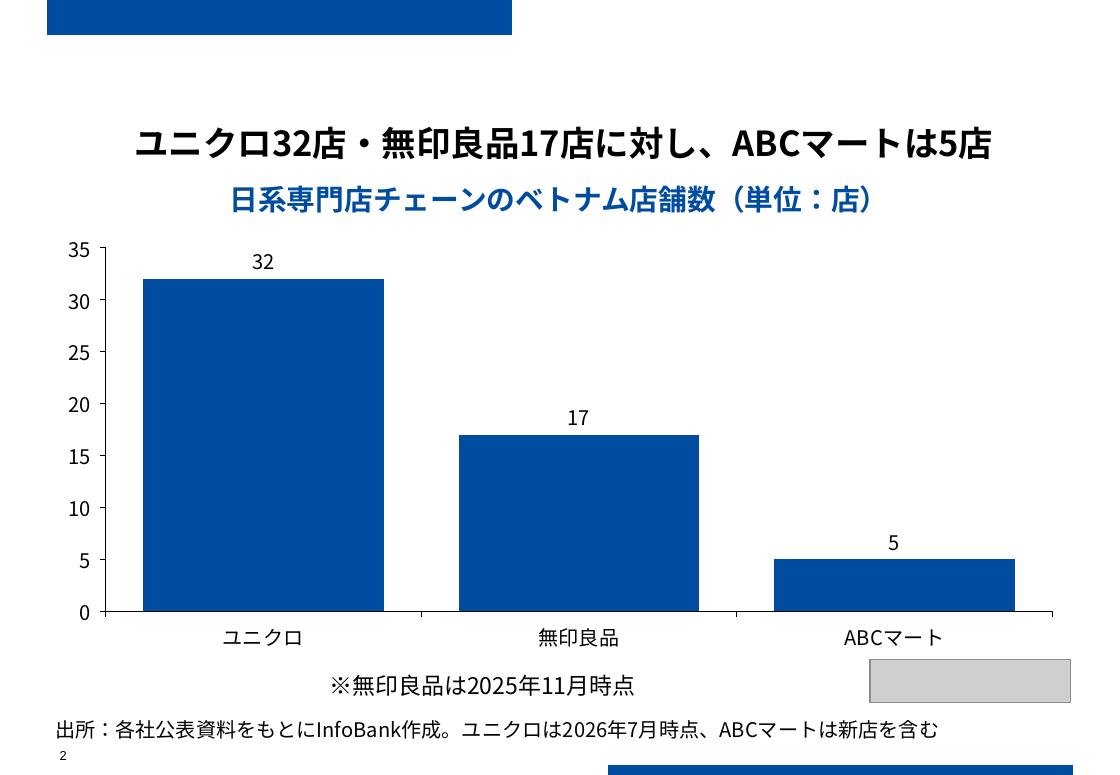
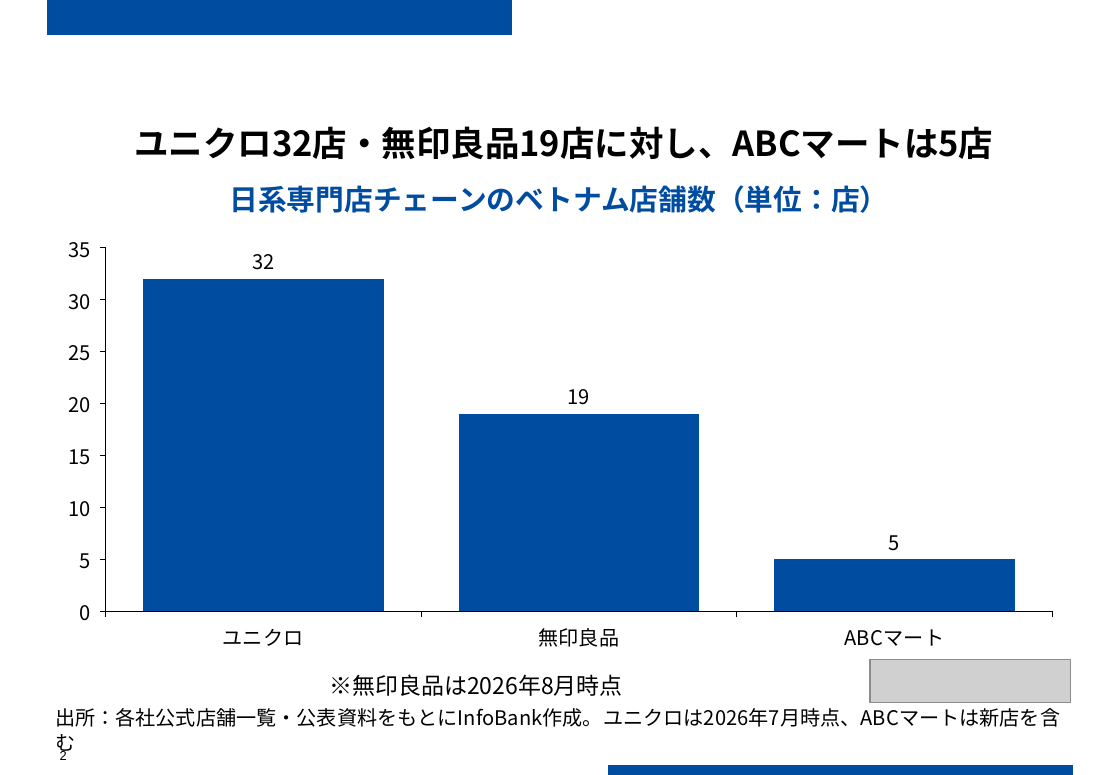
Before and after one commit to tk4242/pictgram0909, a slide deck: slide 2 of samples/2026-08-18_abcmart/figures.pptx. Drawn at 1120x775 pixels with LibreOffice and Linux fonts; fonts in the diff are those of the drawing; grey boxes stand for pictures. Boxes give left, top, right and bottom in pixels: in the first picture for what was removed or moved away, otherwise in the second. Text is boxed around its words. In the diff, an @@ line names an element or a change of style, - is before the commit and + after.

```diff
--- a/samples/2026-08-18_abcmart/figures.pptx
+++ b/samples/2026-08-18_abcmart/figures.pptx
@@ text at bbox=[134, 126, 993, 159]: text changed @@
-ユニクロ32店・無印良品17店に対し、ABCマートは5店
+ユニクロ32店・無印良品19店に対し、ABCマートは5店
@@ column chart at bbox=[48, 225, 1072, 661] @@
@@ Series 1, 無印良品: 17 to 19 @@
@@ text at bbox=[330, 674, 623, 696]: text changed @@
-※無印良品は2025年11月時点
+※無印良品は2026年8月時点
@@ text at bbox=[55, 708, 1060, 727]: text changed @@
-出所：各社公表資料をもとにInfoBank作成。ユニクロは2026年7月時点、ABCマートは新店を含む
+出所：各社公式店舗一覧・公表資料をもとにInfoBank作成。ユニクロは2026年7月時点、ABCマートは新店を含む
```
Also in this commit, not shown: 15 other files.
